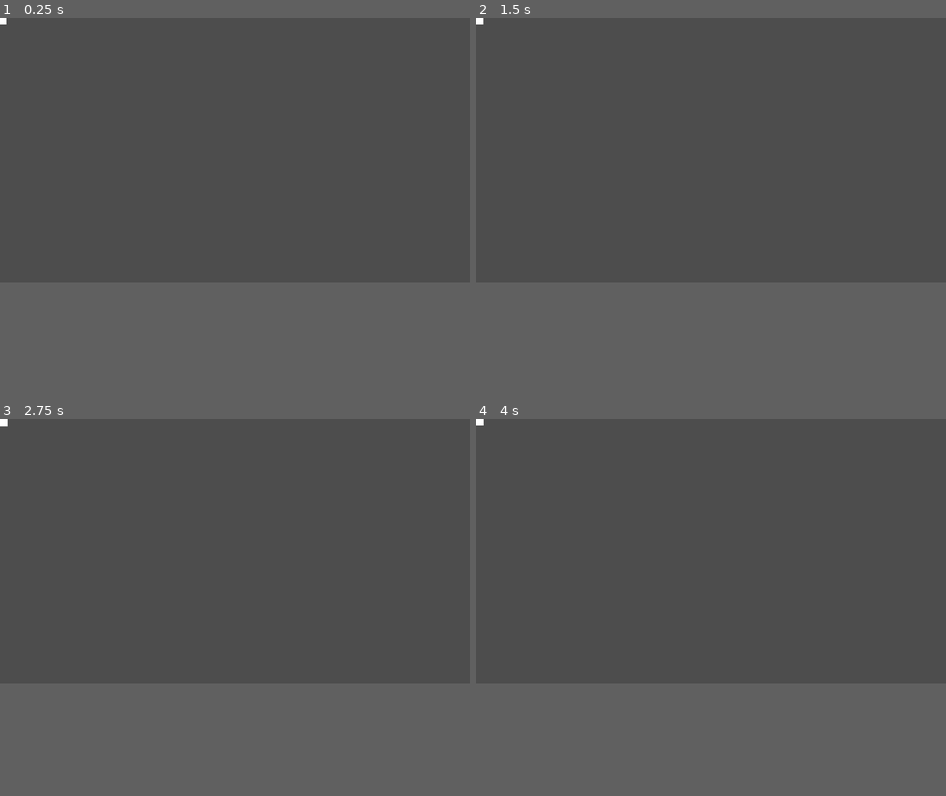
Above: before the commit, frames 1-4 (two rows, left to right).
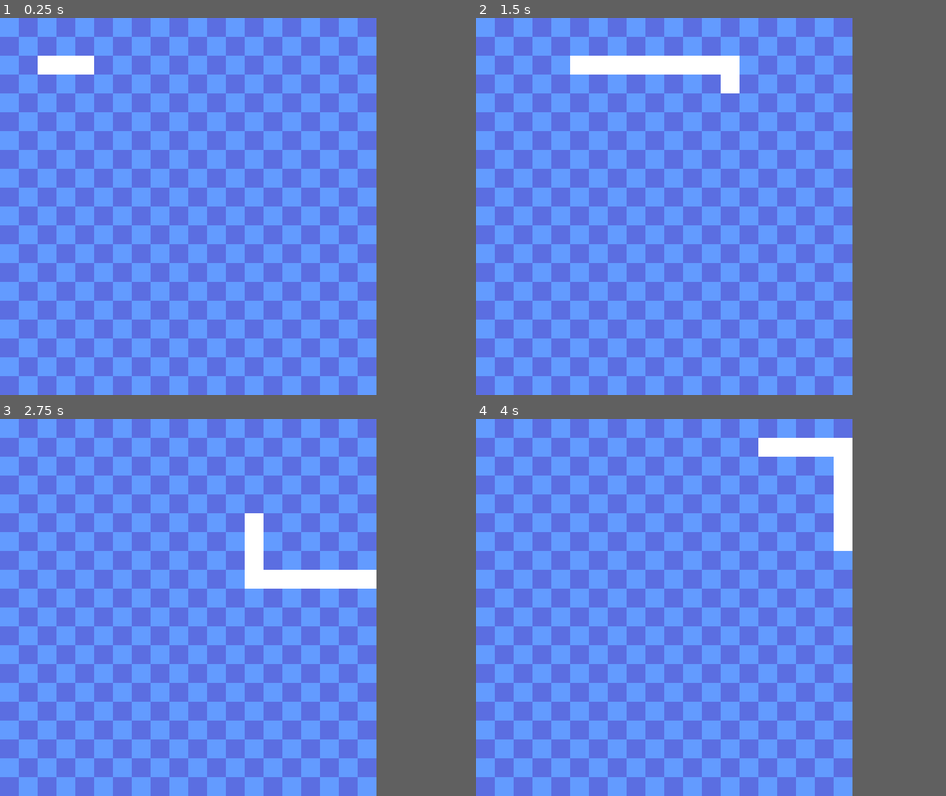
Above: after the commit, the same moments.

Repository: chunkyfred/GGJ-2024-2D
Game: Godot game, scene res://common/scenes/main.tscn
Same seed, same stepped clock (60 frames per second), same inputs: the game is played once before the commit and once after it. Before the commit the project starts from res://common/scene/main.tscn.
Inputs:
- Up to frame 1 (0.25 s): no input
- Up to frame 2 (1.5 s): hold D (move_right) 0.53-1.28 s; hold S (move_down) from 1.28 s (still down)
- Up to frame 3 (2.75 s): release S (move_down) at 2.03 s; hold D (move_right) from 2.03 s (still down)
- Up to frame 4 (4 s): release D (move_right) at 2.78 s; hold W (move_up) 2.78-3.53 s; hold A (move_left) from 3.53 s (still down)
In our replay, the window is 799x449 before the commit and 640x640 after it. These sizes can differ from the game's own. Grey fills any space a smaller window leaves; there, only what the larger window draws over its background counts as a difference.

The runs differ from the first frame. In frame 1, 68% of the frame differs, in the area x 0-81%, y 0-100%; in frame 2, 68%; in frame 3, 68%; in frame 4, 68%.

Commit message:
sqiggle
added working snake tail and functional tick manager.

Diff:
--- /dev/null
+++ b/common/player/Worm_Body.gd
@@ -0,0 +1,18 @@
+extends Area2D
+
+var timer: int = 0;
+var current_direction: Vector2;
+var last_direction: Vector2;
+
+func increase_size(addition: int):
+	timer += addition;
+
+func get_timer():
+	return timer;
+
+func update_texture():
+	if timer == 1:
+		pass
+
+func despawn_body():
+	self.queue_free();
--- /dev/null
+++ b/common/player/Worm_Head.gd
@@ -0,0 +1,102 @@
+extends Area2D
+
+const pre_worm_body = preload("res://common/player/worm_body.tscn");
+var worm_body;
+
+# Worm variables.
+@export var worm_size: int = 10;
+var screen_size;
+
+signal hit;
+
+# Tick variables.
+var last_tick: Vector2;
+var last_pos: Vector2;
+var next_pos: Vector2;
+
+# Movement variables.
+var none = Vector2(0, 0);
+var up = Vector2(0, -1);
+var down = Vector2(0, 1);
+var left = Vector2(-1, 0);
+var right = Vector2(1, 0);
+var move_dir: Vector2;
+var can_move: bool;
+
+func set_move_dir():
+	if Input.is_action_just_pressed("move_left"):
+		move_dir = left;
+	if Input.is_action_just_pressed("move_right"):
+		move_dir = right;
+	if Input.is_action_just_pressed("move_up"):
+		move_dir = up;
+	if Input.is_action_just_pressed("move_down"):
+		move_dir = down;
+
+# Called when the node enters the scene tree for the first time.
+func _ready():
+	move_dir = none;
+	screen_size = get_viewport_rect().size;
+
+# Called every frame. 'delta' is the elapsed time since the previous frame.
+func _process(delta):
+	set_move_dir();
+
+	if !can_move: return;
+	if move_dir == none: move_dir = right;
+
+	position += move_dir * 32;
+	#position = position.clamp(Vector2.ZERO, screen_size);
+
+	can_move = false;
+
+func spawn_body(t: int, pos: Vector2, c_dir: Vector2, l_dir: Vector2):
+	if t != 0:
+		worm_body = pre_worm_body.instantiate()
+		worm_body.timer = t;
+		worm_body.position = pos;
+		worm_body.current_direction = c_dir;
+		worm_body.last_direction = l_dir;
+		get_tree().get_root().get_node("Main").add_child(worm_body)
+		worm_body.add_to_group("body");
+
+
+func update_body():
+	var bodies = get_tree().get_nodes_in_group("body");
+	for body in bodies:
+		print(body.timer)
+		if body.timer == 0:
+			body.despawn_body();
+		body.timer -= 1;
+
+
+func _on_body_entered(body):
+	hit.emit();
+	$CollisionShape2D.set_deferred("disabled", true);
+
+func _on_hit():
+	print("hit")
+	lose_state();
+
+func lose_state():
+	self.queue_free()
+
+
+func update_movement():
+	next_pos = position + move_dir * 32;
+	spawn_body(worm_size - 1, position, move_dir, last_tick);
+	update_body();
+
+	if move_dir == left && last_tick == right:
+		move_dir = last_tick;
+	if move_dir == right && last_tick == left:
+		move_dir = last_tick;
+	if move_dir == up && last_tick == down:
+		move_dir = last_tick;
+	if move_dir == down && last_tick == up:
+		move_dir = last_tick;
+
+	last_tick = move_dir;
+	last_pos = position;
+
+	can_move = true;
--- a/common/player/worm.gd
+++ /dev/null
@@ -1,43 +0,0 @@
-extends Area2D
-var screen_size;
-
-# Movement variables.
-var none = Vector2(0, 0);
-var up = Vector2(0, -1);
-var down = Vector2(0, 1);
-var left = Vector2(-1, 0);
-var right = Vector2(1, 0);
-var move_dir: Vector2;
-var can_move: bool;
-
-func set_move_dir():
-	if Input.is_action_pressed("move_left") && move_dir != right:
-		move_dir = left;
-	if Input.is_action_pressed("move_right") && move_dir != left:
-		move_dir = right;
-	if Input.is_action_pressed("move_up") && move_dir != down:
-		move_dir = up;
-	if Input.is_action_pressed("move_down")&& move_dir != up:
-		move_dir = down;
-
-# Called when the node enters the scene tree for the first time.
-func _ready():
-	$Ticker.start();
-	move_dir = none;
-	screen_size = get_viewport_rect().size;
-
-# Called every frame. 'delta' is the elapsed time since the previous frame.
-func _process(delta):
-
-	set_move_dir();
-
-	if !can_move: return;
-	if move_dir == none: move_dir = right;
-
-	position += move_dir;
-	position = position.clamp(Vector2.ZERO, screen_size);
-	can_move = false;
-
-
-func _on_timer_timeout():
-	can_move = true;
--- a/common/player/worm.tscn
+++ /dev/null
@@ -1,32 +0,0 @@
-[gd_scene load_steps=5 format=3 uid="uid://dlo1yl1hmcxlo"]
-
-[ext_resource type="Script" path="res://common/player/Worm.gd" id="1_fdqtg"]
-[ext_resource type="Texture2D" uid="uid://0dq6g7f645aq" path="res://assets/level/worm/worm_temp.png" id="2_fuuv0"]
-
-[sub_resource type="SpriteFrames" id="SpriteFrames_p6hce"]
-animations = [{
-"frames": [{
-"duration": 1.0,
-"texture": ExtResource("2_fuuv0")
-}],
-"loop": true,
-"name": &"default",
-"speed": 5.0
-}]
-
-[sub_resource type="RectangleShape2D" id="RectangleShape2D_jwnst"]
-size = Vector2(32, 32)
-
-[node name="Worm" type="Area2D"]
-script = ExtResource("1_fdqtg")
-
-[node name="AnimatedSprite2D" type="AnimatedSprite2D" parent="."]
-sprite_frames = SubResource("SpriteFrames_p6hce")
-
-[node name="CollisionShape2D" type="CollisionShape2D" parent="."]
-shape = SubResource("RectangleShape2D_jwnst")
-
-[node name="Ticker" type="Timer" parent="."]
-wait_time = 0.5
-
-[connection signal="timeout" from="Ticker" to="." method="_on_timer_timeout"]
--- /dev/null
+++ b/common/player/worm_body.tscn
@@ -0,0 +1,28 @@
+[gd_scene load_steps=5 format=3 uid="uid://b6m8u5rwfrlh4"]
+
+[ext_resource type="Script" path="res://common/player/Worm_Body.gd" id="1_bg5yw"]
+[ext_resource type="Texture2D" uid="uid://0dq6g7f645aq" path="res://assets/level/worm/worm_temp.png" id="2_vco8c"]
+
+[sub_resource type="SpriteFrames" id="SpriteFrames_f772t"]
+animations = [{
+"frames": [{
+"duration": 1.0,
+"texture": ExtResource("2_vco8c")
+}],
+"loop": true,
+"name": &"default",
+"speed": 5.0
+}]
+
+[sub_resource type="RectangleShape2D" id="RectangleShape2D_ytyiw"]
+
+[node name="Worm_Body" type="Area2D"]
+script = ExtResource("1_bg5yw")
+
+[node name="Body" type="AnimatedSprite2D" parent="."]
+sprite_frames = SubResource("SpriteFrames_f772t")
+
+[node name="Hitbox" type="CollisionShape2D" parent="."]
+shape = SubResource("RectangleShape2D_ytyiw")
+
+[connection signal="body_entered" from="." to="." method="_on_body_entered"]
--- /dev/null
+++ b/common/player/worm_head.tscn
@@ -0,0 +1,29 @@
+[gd_scene load_steps=5 format=3 uid="uid://dlo1yl1hmcxlo"]
+
+[ext_resource type="Script" path="res://common/player/Worm_Head.gd" id="1_fdqtg"]
+[ext_resource type="Texture2D" uid="uid://0dq6g7f645aq" path="res://assets/level/worm/worm_temp.png" id="2_fuuv0"]
+
+[sub_resource type="SpriteFrames" id="SpriteFrames_p6hce"]
+animations = [{
+"frames": [{
+"duration": 1.0,
+"texture": ExtResource("2_fuuv0")
+}],
+"loop": true,
+"name": &"default",
+"speed": 5.0
+}]
+
+[sub_resource type="RectangleShape2D" id="RectangleShape2D_jwnst"]
+size = Vector2(32, 32)
+
+[node name="Worm_Head" type="Area2D"]
+script = ExtResource("1_fdqtg")
+
+[node name="Head" type="AnimatedSprite2D" parent="."]
+sprite_frames = SubResource("SpriteFrames_p6hce")
+
+[node name="Hitbox" type="CollisionShape2D" parent="."]
+shape = SubResource("RectangleShape2D_jwnst")
+
+[connection signal="body_entered" from="." to="." method="_on_body_entered"]
--- a/common/scene/main.tscn
+++ /dev/null
@@ -1,9 +0,0 @@
-[gd_scene load_steps=3 format=3 uid="uid://c2omiimg635qb"]
-
-[ext_resource type="Script" path="res://common/scene/Main.gd" id="1_3thqy"]
-[ext_resource type="PackedScene" uid="uid://dlo1yl1hmcxlo" path="res://common/player/worm.tscn" id="2_622sr"]
-
-[node name="Main" type="Node"]
-script = ExtResource("1_3thqy")
-
-[node name="Worm" parent="." instance=ExtResource("2_622sr")]
--- a/common/scene/Main.gd
+++ b/common/scenes/Main.gd
@@ -3,10 +3,13 @@
 @export var game_scene: PackedScene;
 var game_started: bool = false;
 
+var cells: int = 20;
+var cell_size: int = 32;
+
 # Called when the node enters the scene tree for the first time.
 func _ready():
-	pass # Replace with function body.
-
+	#$Worm_Head.connect("tick", self, "update_movement");
+	pass
 
 # Called every frame. 'delta' is the elapsed time since the previous frame.
 func _process(delta):
--- /dev/null
+++ b/common/scenes/Ticker.gd
@@ -0,0 +1,30 @@
+extends Node
+
+var buff = false
+
+@export var tick_speed: float = 0.5;
+
+signal tick;
+
+func _on_tick():
+	if buff: return
+	buff = true
+	await get_tree().create_timer(tick_speed).timeout;
+	tick.emit()
+	buff = false
+	return;
+
+func _set_tick_speed(speed: float):
+	tick_speed = speed;
+
+func _get_tick_speed():
+	return tick_speed;
+
+# Called when the node enters the scene tree for the first time.
+func _ready():
+	pass # Replace with function body.
+
+# Called every frame. 'delta' is the elapsed time since the previous frame.
+func _process(delta):
+	_on_tick()
+	pass
--- /dev/null
+++ b/common/scenes/main.tscn
@@ -0,0 +1,28 @@
+[gd_scene load_steps=6 format=3 uid="uid://c2omiimg635qb"]
+
+[ext_resource type="Script" path="res://common/scenes/Main.gd" id="1_ojf2b"]
+[ext_resource type="Texture2D" uid="uid://d24fxqmsvora6" path="res://assets/level/stage/stage_test.png" id="2_rhrfu"]
+[ext_resource type="PackedScene" uid="uid://dlo1yl1hmcxlo" path="res://common/player/worm_head.tscn" id="3_gtke5"]
+[ext_resource type="PackedScene" uid="uid://b6m8u5rwfrlh4" path="res://common/player/worm_body.tscn" id="4_6m3k7"]
+[ext_resource type="Script" path="res://common/scenes/Ticker.gd" id="4_wg5jj"]
+
+[node name="Main" type="Node"]
+script = ExtResource("1_ojf2b")
+
+[node name="Sprite2D" type="Sprite2D" parent="."]
+position = Vector2(320, 320)
+texture = ExtResource("2_rhrfu")
+
+[node name="Worm_Head" parent="." instance=ExtResource("3_gtke5")]
+position = Vector2(80, 80)
+
+[node name="Ticker" type="Node" parent="."]
+script = ExtResource("4_wg5jj")
+tick_speed = 0.1
+
+[node name="Worm_Body" parent="." instance=ExtResource("4_6m3k7")]
+position = Vector2(16, -23)
+
+[connection signal="hit" from="Worm_Head" to="Worm_Head" method="_on_hit"]
+[connection signal="tick" from="Ticker" to="." method="_on_tick"]
+[connection signal="tick" from="Ticker" to="Worm_Head" method="update_movement"]
--- a/project.godot
+++ b/project.godot
@@ -11,9 +11,14 @@
 [application]
 
 config/name="WormsAndWizards"
-run/main_scene="res://common/scene/main.tscn"
+run/main_scene="res://common/scenes/main.tscn"
 config/features=PackedStringArray("4.2", "GL Compatibility")
 config/icon="res://icon.svg"
+
+[display]
+
+window/size/viewport_width=640
+window/size/viewport_height=640
 
 [input]
 
Binary file added: assets/level/stage/stage_test.png
Not shown, added: assets/level/stage/stage_test.png.import
Not shown, added: common/player/wor38DA.tmp
Not shown, added: common/player/wor4C00.tmp
Not shown, added: common/scenes/mai44C7.tmp
Not shown, added: common/scenes/mai9EBF.tmp
Not shown, added: common/scenes/maiC7B6.tmp
Not shown, added: common/scenes/maiE659.tmp
